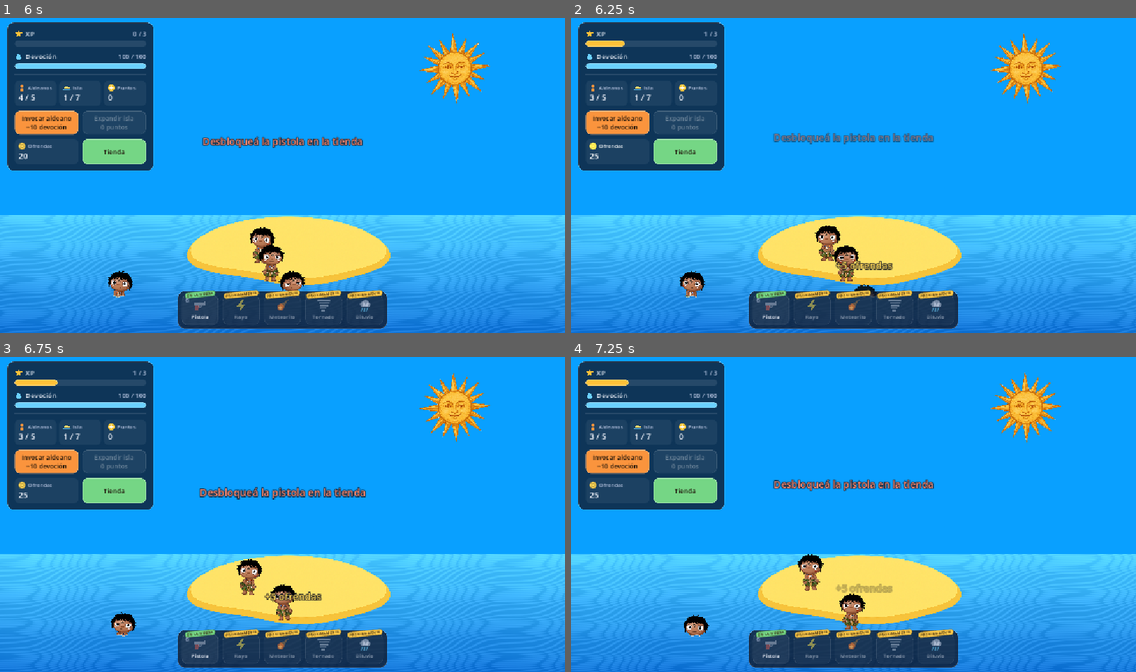
Above: before the commit, frames 1-4 (two rows, left to right).
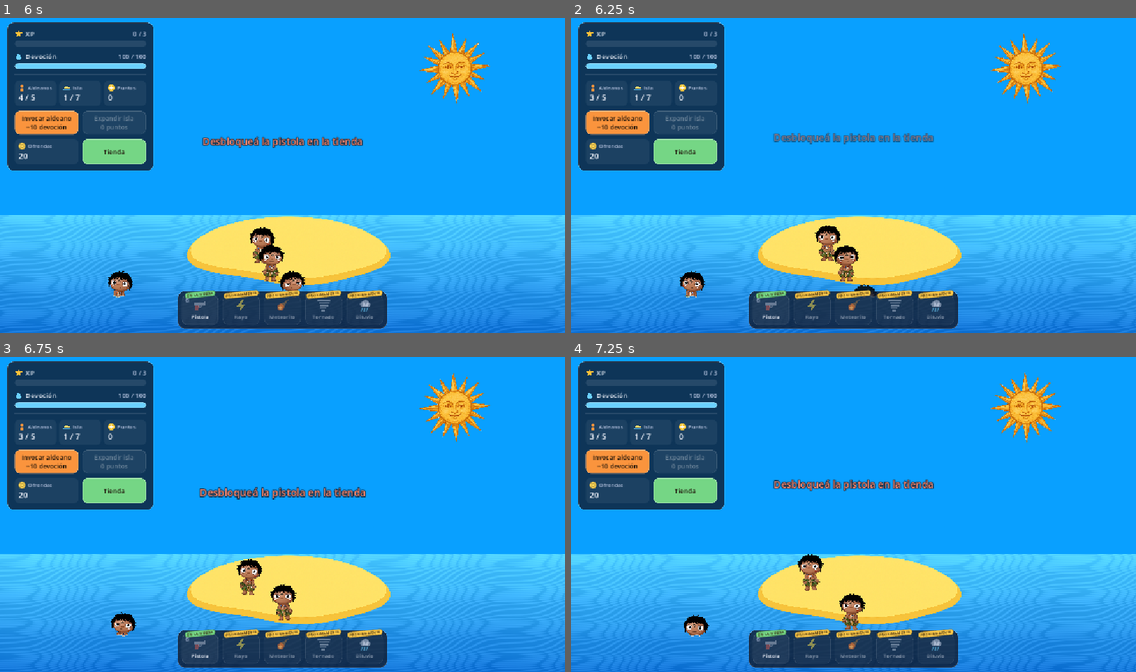
Above: after the commit, the same moments.

Repository: JuliFlorez/godlings
Game: Godot game, scene res://world/world.tscn
Two runs of this game, one before a commit and one after it. Both use one fixed random seed, a clock stepped at 60 frames per second and the inputs below.
Inputs (mouse positions are in pixels of both pictures, inside the frame that each line leads up to):
- Up to frame 1 (6 s): tap Enter at 0.5 s; drag from (339, 238) to (282, 314) at 0.52 s; drag from (259, 270) to (254, 238) at 1.27 s; move the mouse to (316, 207) at 2.02 s; hold Up 2.03-2.75 s; tap G at 2.1, 3.6, 5.1 s; click (316, 207) at 2.17 s; drag from (327, 263) to (113, 125) at 2.77 s; move the mouse to (452, 222) at 3.52 s; hold Down 3.53-4.25 s; click (452, 222) at 3.67 s; drag from (113, 125) to (282, 314) at 4.27 s; move the mouse to (310, 175) at 5.02 s; hold Down 5.03-5.75 s; click (310, 175) at 5.17 s; drag from (197, 93) to (169, 191) at 5.77 s
- Up to frame 2 (6.25 s): no input
- Up to frame 3 (6.75 s): move the mouse to (406, 498) at 6.52 s; hold Up from 6.53 s (still down); tap G at 6.6 s; click (406, 498) at 6.67 s
- Up to frame 4 (7.25 s): keep holding Up

Frame 1 is identical in both runs. In frame 2, 0.4% of the frame differs, in the area x 2-57%, y 4-81%; in frame 3, 0.4%; in frame 4, 0.4%.

Commit message:
Fix shark ghost sprite, gun target order, drowning reward and Esc mid-drag
- Shark: add the sprite as an internal child so world.gd's duplicate()
  of the first shark doesn't copy it (the second shark had two sprites,
  one sharing the first shark's material).
- Gun: pick the villager drawn in front (z_index, then Y) instead of the
  highest child index, which only reflects spawn order in the Y-sorted
  Props layer.
- Villager: grant the drowning sacrifice when it actually disappears, not
  when it starts sinking, so rescuing it no longer keeps the reward.
- HUD: Esc doesn't open the pause menu while the left button is held, so
  the release of whatever is being dragged isn't lost during pause.
- README: the project targets Godot 4.7.

Co-Authored-By: Claude Opus 5.5 <noreply@anthropic.com>
Claude-Session: https://claude.ai/code/session_01BmQpU44tuNDJxTmKj7NJu9

Diff:
--- a/actors/shark.gd
+++ b/actors/shark.gd
@@ -122,7 +122,8 @@
 	_sprite.texture = TEXTURE
 	_sprite.scale = Vector2.ONE * _k
 	_sprite.material = _material
-	add_child(_sprite)
+	# Interno: así world.gd puede duplicar el tiburón sin copiar este sprite
+	add_child(_sprite, false, Node.INTERNAL_MODE_FRONT)
 
 	visible = false
 	set_process(false)
--- a/actors/villager/villager.gd
+++ b/actors/villager/villager.gd
@@ -196,7 +196,6 @@
 			drown_elapsed += dt
 			if drown_elapsed >= DROWN_DELAY:
 				drowning = true
-				_grant_sacrifice_xp()
 
 		if drowning:
 			# Hundirse y desvanecerse
@@ -205,6 +204,8 @@
 			rotation = lerp_angle(rotation, 0.5, 3.0 * dt)
 			velocity = Vector2.ZERO
 			if modulate.a <= 0.02:
+				# Recién acá cuenta como sacrificio: mientras se hunde todavía se lo puede rescatar
+				_grant_sacrifice_xp()
 				queue_free()
 			return
 		else:
--- a/ui/hud.gd
+++ b/ui/hud.gd
@@ -255,7 +255,11 @@
 
 ## Si Esc puede abrir el menú de pausa (no la está usando la tienda, la colocación
 ## de decoraciones ni la pistola, que la usan para cerrar/terminar/guardar).
+## Tampoco con el click apretado: en pausa se perdería el soltado de lo que se está
+## arrastrando (aldeano, tiburón, coco, sol o luna) y quedaría pegado al cursor.
 func esc_is_free() -> bool:
+	if Input.is_mouse_button_pressed(MOUSE_BUTTON_LEFT):
+		return false
 	return not (_shop and _shop.visible) and not _placing and not _gun_armed and _decor_edit != DecorPlacer.Edit.MOVING
 
 ## Al cambiar de idioma: los textos con formato se rearman y la tienda se reconstruye.
--- a/weapons/gun.gd
+++ b/weapons/gun.gd
@@ -125,7 +125,7 @@
 	for r in get_world_2d().direct_space_state.intersect_point(q, 16):
 		var c: Object = r.collider
 		if c is Villager and not c.eaten:
-			if best == null or c.get_index() > best.get_index():
+			if best == null or _drawn_in_front(c, best):
 				best = c
 		elif c is Area2D and c.has_method("get_global_rect"):
 			water = c
@@ -134,6 +134,15 @@
 		if shark.is_shot_at(at) and (best == null or shark.is_in_front_of(best)):
 			return shark
 	return best if best else water
+
+## Props ordena por Y (el índice es solo el orden en que aparecieron), y volando
+## los aldeanos suben su z_index para pasar por delante de todo.
+func _drawn_in_front(a: Villager, b: Villager) -> bool:
+	if a.z_index != b.z_index:
+		return a.z_index > b.z_index
+	if a.global_position.y != b.global_position.y:
+		return a.global_position.y > b.global_position.y
+	return a.get_index() > b.get_index()
 
 func _on_island(p: Vector2) -> bool:
 	var poly: Variant = get_parent().get("island_poly_global")
Not shown, changed: README.md
